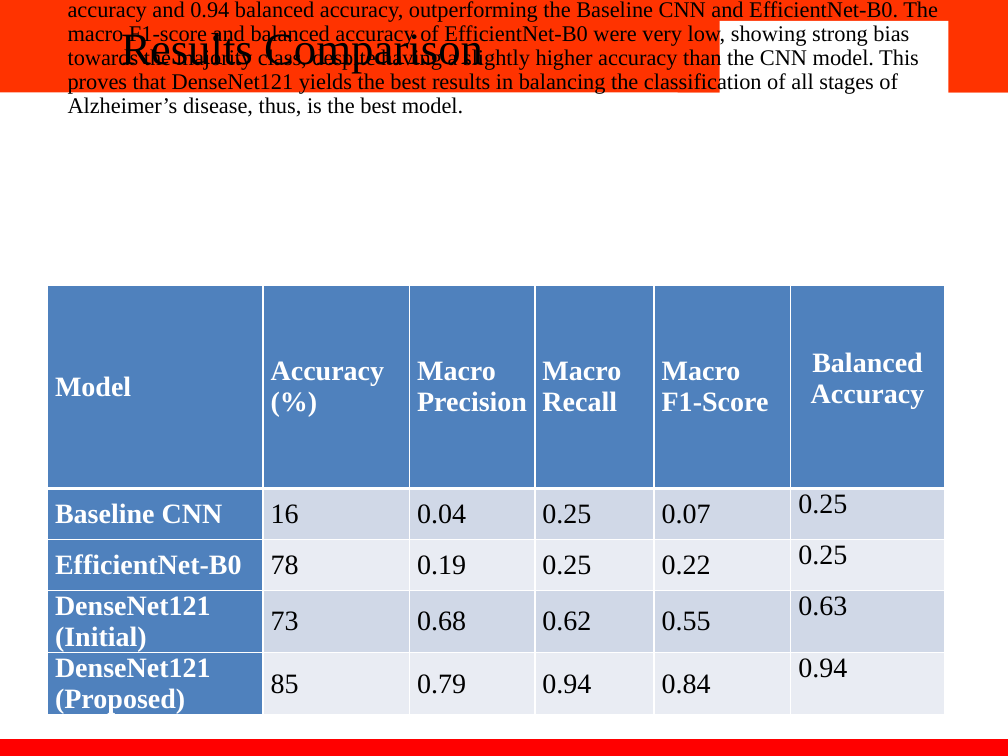
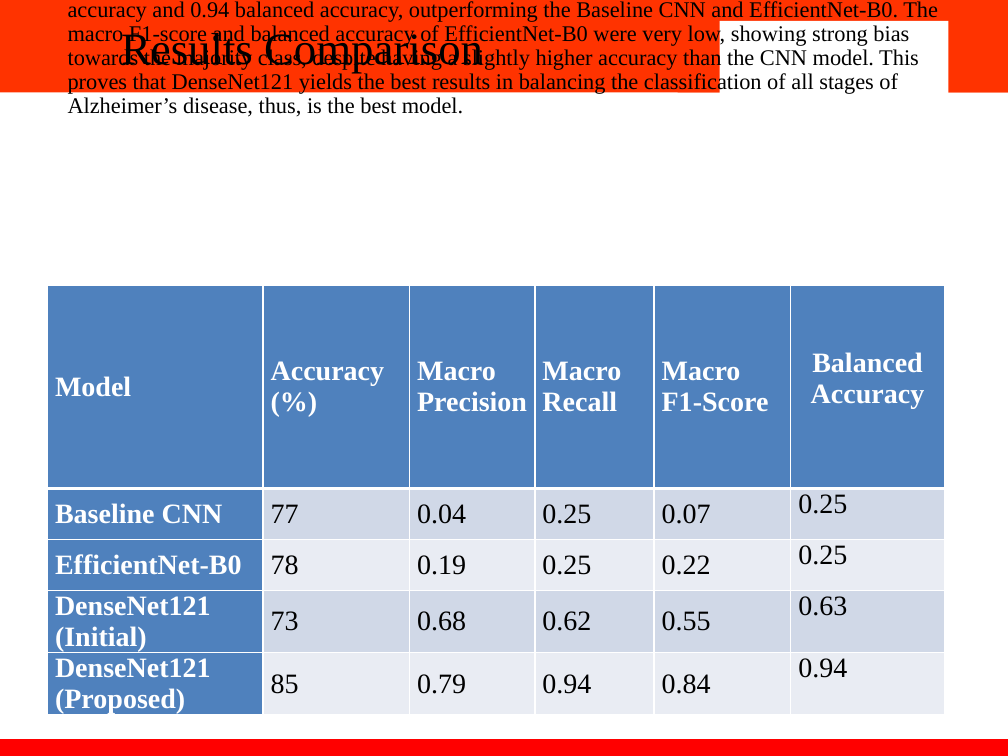
Before and after one commit to Aastha204/Comparison-between-Deep-Learning-Models-for-Early-Detection-of-Alzheimer-s-Disease-2210991129-, a slide deck: slide 10 of Report And PPT/Aastha_2210991129_PPT.pptx. Drawn at 1008x756 pixels with LibreOffice and Linux fonts; fonts in the diff are those of the drawing; background and template pictures are left out. Boxes give left, top, right and bottom in pixels: in the first picture for what was removed or moved away, otherwise in the second. Text is boxed around its words. In the diff, an @@ line names an element or a change of style, - is before the commit and + after.

```diff
--- a/Report And PPT/Aastha_2210991129_PPT.pptx
+++ b/Report And PPT/Aastha_2210991129_PPT.pptx
@@ table at bbox=[47, 285, 943, 725] @@
-row 2, column 2: 16
+row 2, column 2: 77
```
Also in this commit, not shown: 5 other slides changed, 1 other file.
